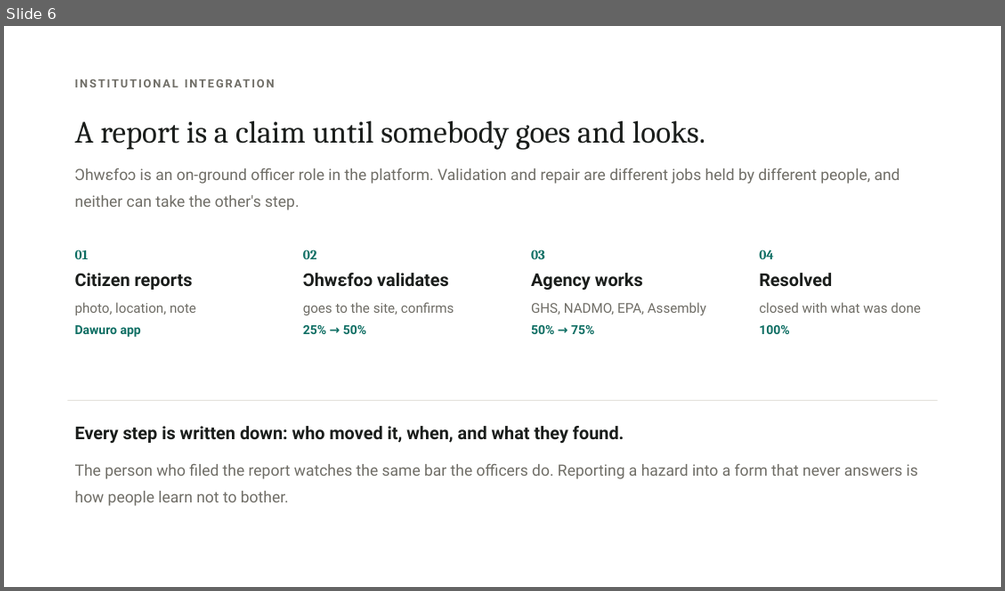
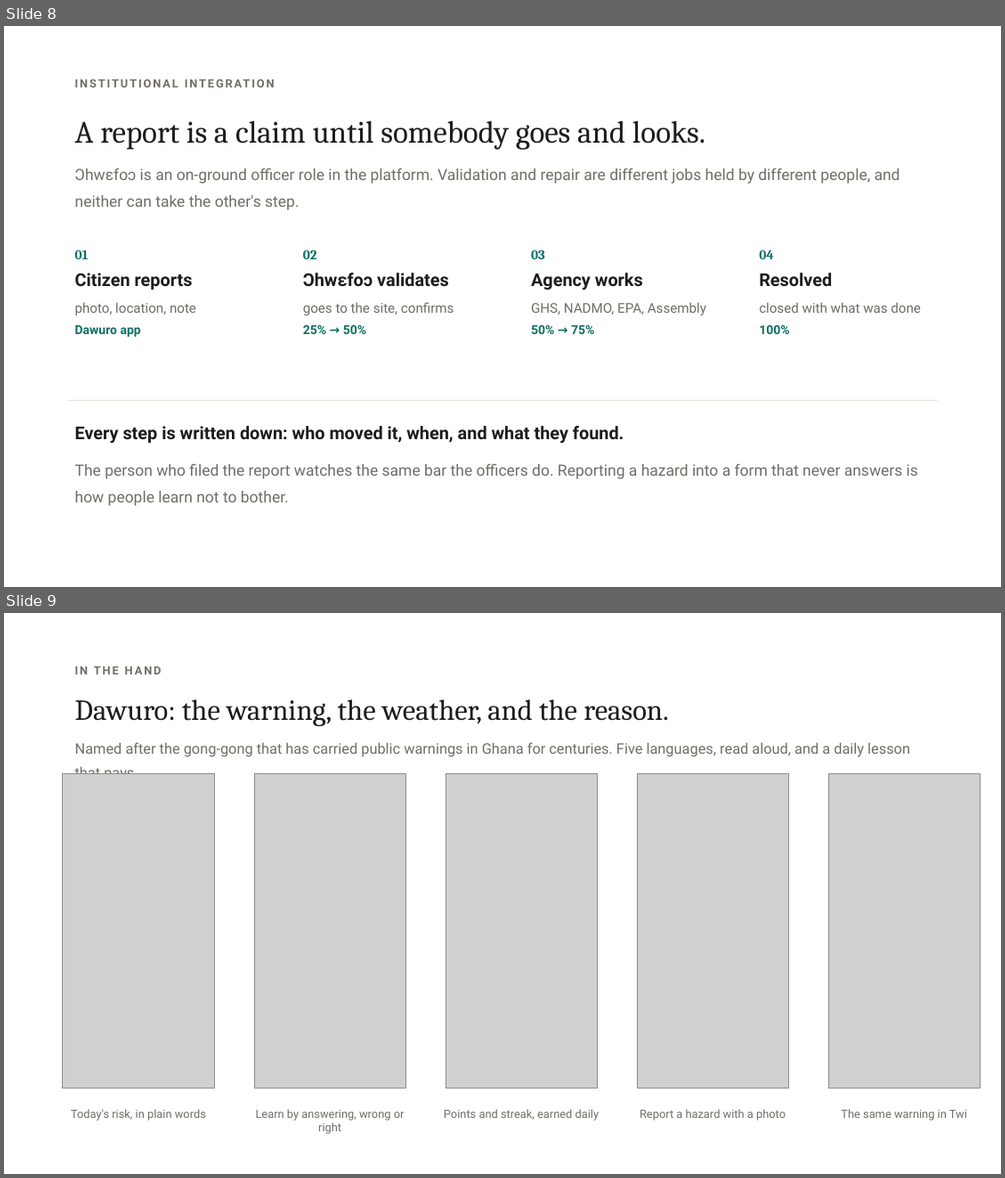
Before and after one commit to Joeboy77/ClimateHealth, a slide deck: deck/ClimaHealth-Predict.pptx. Shown one above the other, each under a label of ours: slide 6 before the commit, slides 8 and 9 after it. The pictures are 1005x591 and 1005x1178 pixels, drawn with LibreOffice and Linux fonts; fonts in the diff are those of the drawing; grey boxes stand for pictures. Boxes give left, top, right and bottom in pixels: in the first picture for what was removed or moved away, otherwise in the second. Text is boxed around its words. In the diff, an @@ line names an element or a change of style, - is before the commit and + after.

```diff
--- a/deck/ClimaHealth-Predict.pptx
+++ b/deck/ClimaHealth-Predict.pptx
@@ slide 9 added at bbox=[4, 613, 1001, 1174], background #FFFFFF @@
@@ text added at bbox=[75, 666, 162, 674], 11 pt, text #6F6D66, bold @@
+IN THE HAND
@@ text added at bbox=[75, 699, 910, 757], 14 pt, text #6F6D66 @@
+Dawuro: the warning, the weather, and the reason.
+Named after the gong-gong that has carried public warnings in Ghana for centuries. Five languages, read aloud, and a daily lesson that pays.
@@ picture added at bbox=[63, 774, 214, 1088] @@
@@ picture added at bbox=[254, 774, 405, 1088] @@
@@ picture added at bbox=[445, 774, 597, 1088] @@
@@ picture added at bbox=[637, 774, 788, 1088] @@
@@ picture added at bbox=[828, 774, 979, 1088] @@
@@ text added at bbox=[71, 1109, 206, 1120], 11 pt, text #6F6D66 @@
+Today's risk, in plain words
@@ text added at bbox=[256, 1109, 404, 1134], 11 pt, text #6F6D66 @@
+Learn by answering, wrong or right
@@ text added at bbox=[444, 1109, 599, 1120], 11 pt, text #6F6D66 @@
+Points and streak, earned daily
@@ text added at bbox=[639, 1109, 785, 1120], 11 pt, text #6F6D66 @@
+Report a hazard with a photo
@@ text added at bbox=[841, 1109, 967, 1120], 11 pt, text #6F6D66 @@
+The same warning in Twi
@@ what was slide 6 is now slide 8 @@
```
Also in this commit, not shown: 4 slides changed, 4 other slides added, 1 slide removed, 18 other files.
